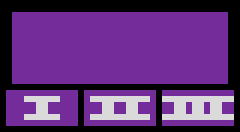
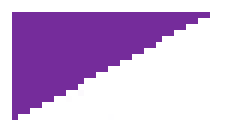
Before/after of a 240x132 layered artwork. What changed in the layer stack:
hid "Capa 2", painted on it over [24, 96, 234, 120]
hid "Capa 1", painted on it over [0, 0, 240, 132]
painted on "Capa 0" over [0, 0, 240, 132]
